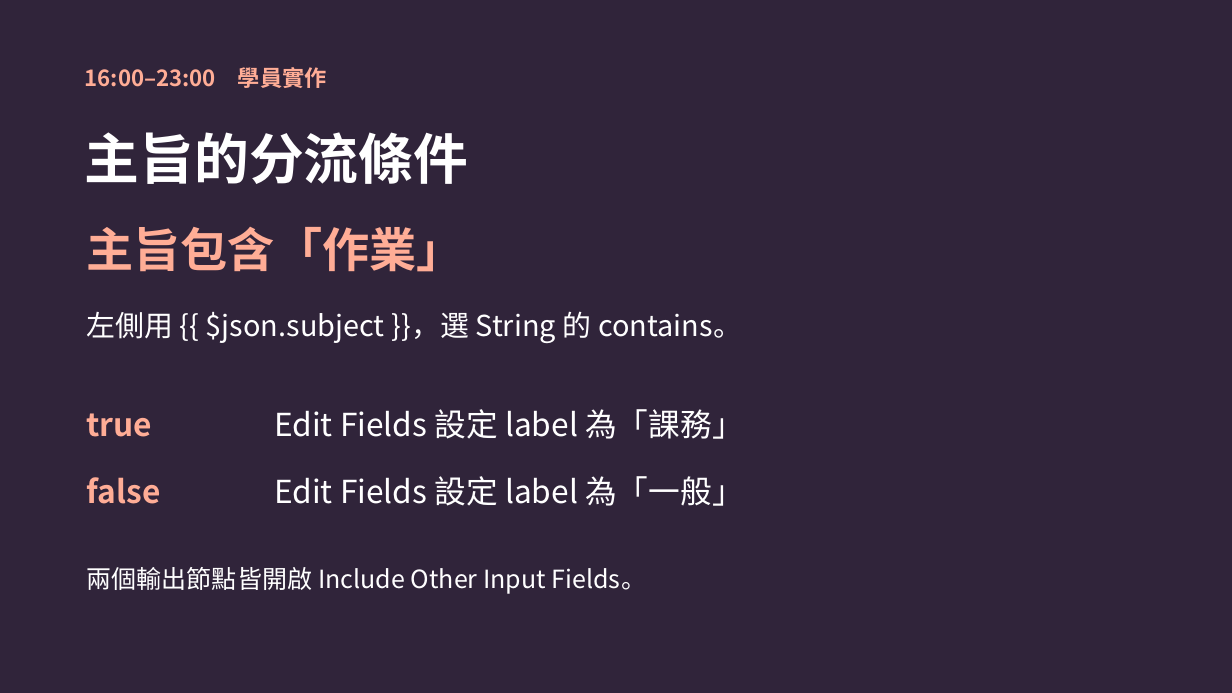
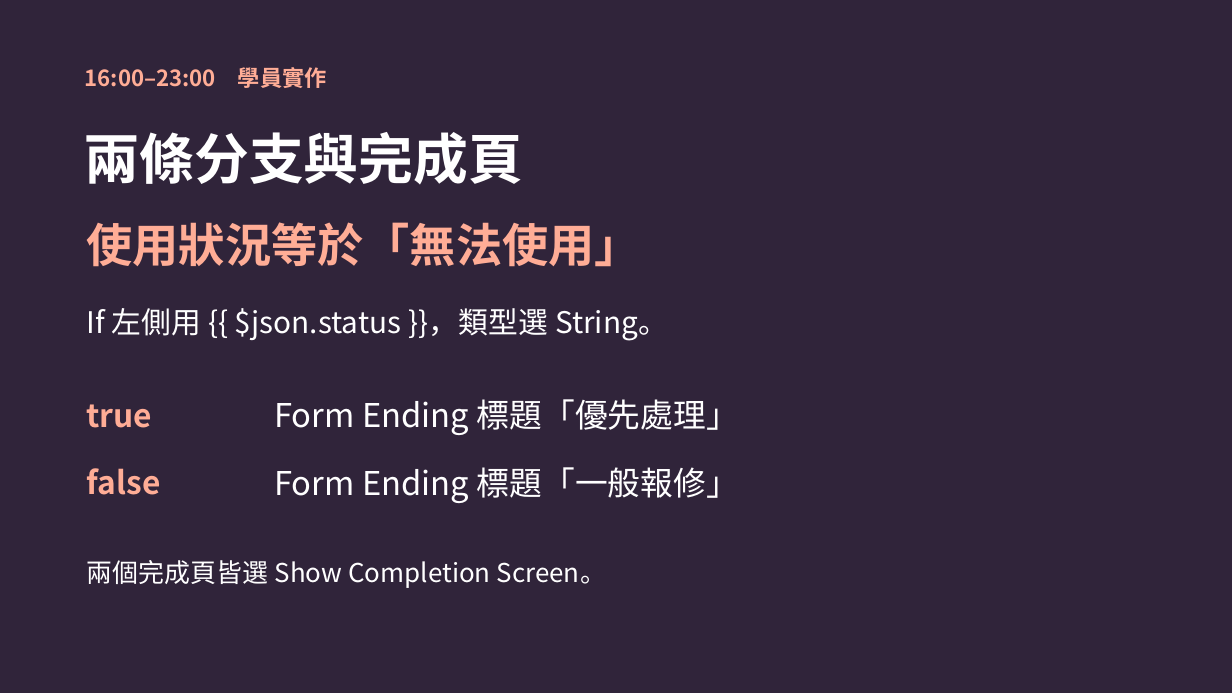
Before and after one commit to robylin829/n8n-30min-workshop, a slide deck: slide 5 of slides/n8n-30min-workshop.pptx. Drawn at 1232x693 pixels with LibreOffice and Linux fonts; fonts in the diff are those of the drawing. Boxes give left, top, right and bottom in pixels: in the first picture for what was removed or moved away, otherwise in the second. Text is boxed around its words. In the diff, an @@ line names an element or a change of style, - is before the commit and + after.

```diff
--- a/slides/n8n-30min-workshop.pptx
+++ b/slides/n8n-30min-workshop.pptx
@@ text at [85, 132, 523, 185]: text changed @@
-主旨的分流條件
+兩條分支與完成頁
@@ text at [87, 222, 641, 267]: text changed; size 36.8 to 36 pt @@
-主旨包含「作業」
+使用狀況等於「無法使用」
@@ text at [87, 308, 668, 341]: text changed; size 22.5 to 23.2 pt @@
-左側用 {{ $json.subject }}，選 String 的 contains。
+If 左側用 {{ $json.status }}，類型選 String。
@@ text "true": place and size @@
-text "true" at [87, 413, 153, 437]
+text "true" at [87, 404, 153, 428]
@@ text at [274, 399, 739, 435]: text changed; size 24.8 to 25.5 pt @@
-Edit Fields 設定 label 為「課務」
+Form Ending 標題「優先處理」
@@ text "false": place and size @@
-text "false" at [87, 477, 161, 504]
+text "false" at [87, 468, 161, 495]
@@ text at [274, 467, 739, 503]: text changed; size 24.8 to 25.5 pt @@
-Edit Fields 設定 label 為「一般」
+Form Ending 標題「一般報修」
@@ text at [87, 560, 606, 588]: text changed; size 19.5 to 20.2 pt @@
-兩個輸出節點皆開啟 Include Other Input Fields。
+兩個完成頁皆選 Show Completion Screen。
```
Also in this commit, not shown: 5 other slides changed, 1 slide added, 1 slide removed, 6 other files.
